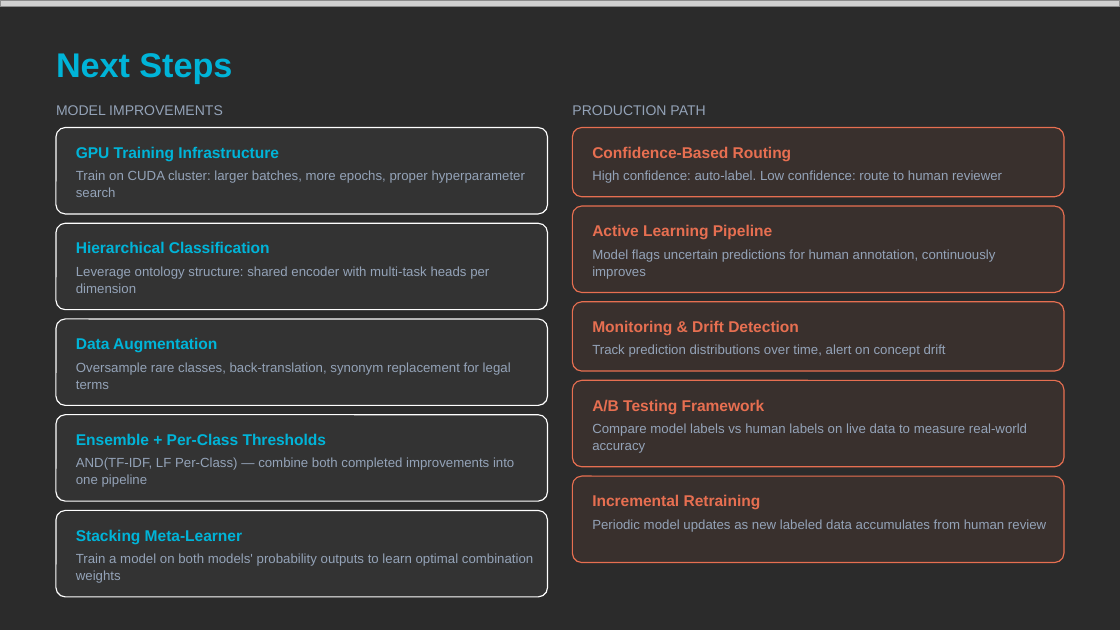
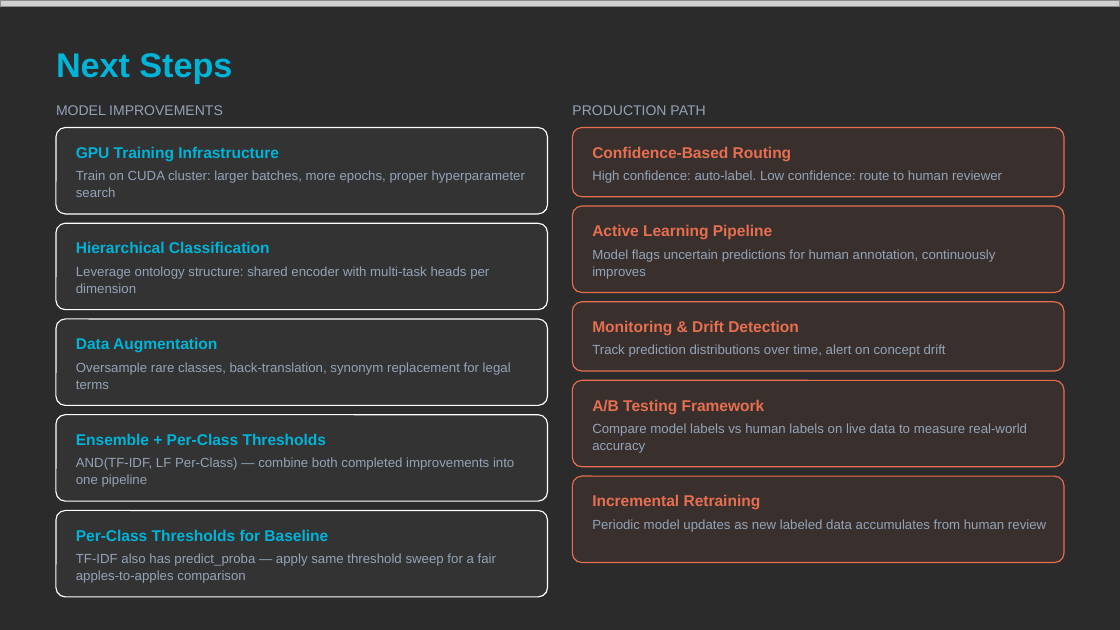
Before and after one commit to aledba/tr_challenge, a slide deck: slide 26 of outputs/TR_Interview_Presentation.pptx (slide 24 before the commit). Drawn at 1120x630 pixels with LibreOffice and Linux fonts; fonts in the diff are those of the drawing; grey boxes stand for pictures; background and template pictures are left out; a plain dark background stands for a picture behind light text. Boxes give left, top, right and bottom in pixels: in the first picture for what was removed or moved away, otherwise in the second. Text is boxed around its words. In the diff, an @@ line names an element or a change of style, - is before the commit and + after.

```diff
--- a/outputs/TR_Interview_Presentation.pptx
+++ b/outputs/TR_Interview_Presentation.pptx
@@ text at (76,529,328,541): text changed @@
-Stacking Meta-Learner
+Per-Class Thresholds for Baseline
@@ text at (76,553,496,583): text changed @@
-Train a model on both models' probability outputs to learn optimal combination weights
+TF-IDF also has predict_proba — apply same threshold sweep for a fair apples-to-apples comparison
```
Also in this commit, not shown: 1 other slide changed, 2 slides added, 7 other files.
